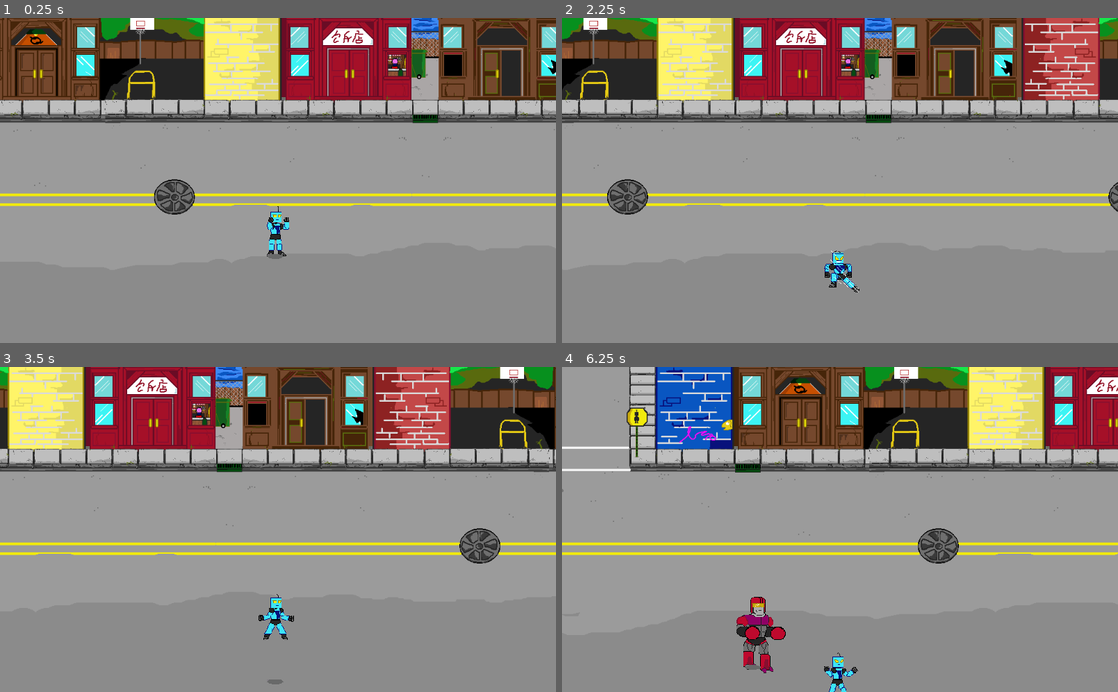
Above: before the commit, frames 1-4 (two rows, left to right).
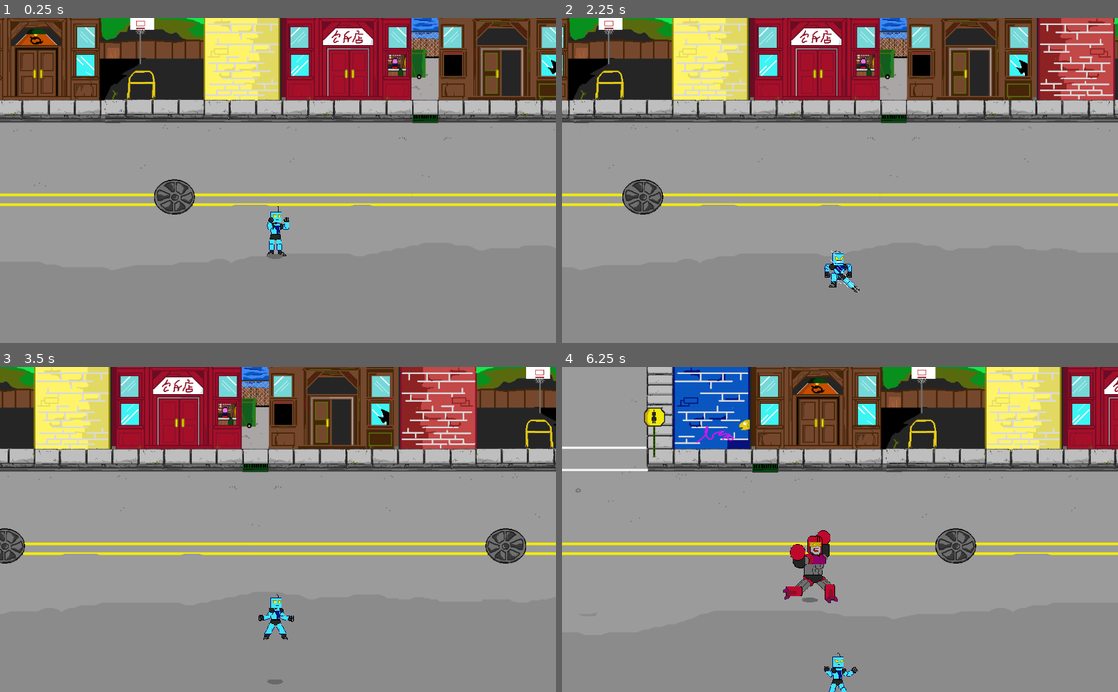
Above: after the commit, the same moments.

Repository: garethdavisrogers/RobotQuest
Game: Godot game, scene res://Level2.tscn
Two runs of this game, one before a commit and one after it. Both use one fixed random seed, a clock stepped at 60 frames per second and the inputs below. The project has no main scene, so this scene is started directly.
Inputs:
- Up to frame 1 (0.25 s): no input
- Up to frame 2 (2.25 s): tap Enter at 0.5 s; hold Right (ui_right) 0.53-1.28 s; hold Shift (defend) 0.53-1.28 s; tap Space (jump) at 0.77, 1.07, 1.25, 1.52, 1.82 s; tap Z (heavy_attack) at 0.8, 1.35 s; hold Down (ui_down) 1.28-2.03 s; tap X (lite_attack) at 1.55, 2.1 s; hold Right (ui_right) from 2.03 s (still down)
- Up to frame 3 (3.5 s): tap Space (jump) at 2.3, 2.85, 3.02, 3.32 s; release Right (ui_right) at 2.78 s; hold Up (ui_up) from 2.78 s (still down); tap Shift (defend) at 3.05 s
- Up to frame 4 (6.25 s): release Up (ui_up) at 3.53 s; hold Left (ui_left) 3.53-5.03 s; tap D (blast) at 3.6 s; tap Space (jump) at 3.77, 4.07, 4.52, 4.82, 5.3, 6.02 s; tap Z (heavy_attack) at 3.8, 5.1 s; tap Shift (defend) at 4.35, 6.05 s; tap X (lite_attack) at 4.55, 5.85 s; hold Down (ui_down) 5.03-5.78 s; hold Right (ui_right) from 5.78 s (still down)

The runs differ from the first frame. In frame 1, less than 0.1% of the frame differs, in the area x 48-49%, y 61-73%; in frame 2, 18%; in frame 3, 21%, in the area x 0-100%, y 0-61%; in frame 4, 18%.

Commit message:
Enemy can now grab.  There is a significant backlog of tech debt, but the core code is almost functional for the grappling aspect of the fighting system.

Diff:
--- a/Enemy.gd
+++ b/Enemy.gd
@@ -1,6 +1,7 @@
 extends "res://Fighter.gd"
 
 onready var detector = $Detector
+onready var charge_range_col = $Sprite/ChargeRangeCol
 onready var in_range_collider = $Sprite/InRangeCol
 
 var target_position = null
@@ -25,23 +26,26 @@
 		init_movement()
 		movement_loop()
 		spritedir_loop()
-		if(player_detected):
-			get_player_info()
-			##enemy can only function if not staggered
-			##seek target
-			if(timers['stun_timer'] < 0):
-				knockdir = null
-				if(timers['cool_down'] < 0):
-					if(in_melee_attack_range):
-						anim_switch(str('lite_attack', current_attack_index))
-						attack_input_pressed()
-					else:
-						current_attack_index = 1
-						state_machine('seek')
-		else:
-			current_attack_index = 1
-			movedir = Vector2(0,0)
-			state_machine('idle')
+		if(state != 'grapple' and state != 'clinched'):
+			if(player_detected):
+				get_player_info()
+				##enemy can only function if not staggered
+				##seek target
+				if(timers['stun_timer'] < 0):
+					knockdir = null
+					if(timers['cool_down'] < 0 and state != 'wind_up' and state != 'charge'):
+						if(in_melee_attack_range):
+							anim_switch(str('lite_attack', current_attack_index))
+							attack_input_pressed()
+						else:
+							current_attack_index = 1
+							state_machine('seek')
+
+			else:
+				current_attack_index = 1
+				in_melee_attack_range = false
+				movedir = Vector2(0,0)
+				state_machine('idle')
 	else:
 		anim_switch('idle')
 
@@ -72,19 +76,16 @@
 	current_attack_index = 1
 	speed = accelerate(speed)
 	anim_switch('walk')
-	movedir = target_direction
+	movedir = target_details['target_direction']
 
 func get_player_info():
 	var entities = detector.get_overlapping_bodies()
 	for entity in entities:
 		if(entity.is_in_group('players') and entity.is_in_group('entities')):
 			var sprite_pos = entity.get_node('Sprite')
-			target_position = sprite_pos.global_position
 			target_details['target_position'] = sprite_pos.global_position
-			target_direction = global_position.direction_to(target_position)
-			target_details['target_direction'] = global_position.direction_to(target_position)
-			target_distance = global_position.distance_to(target_position)
-			target_details['target_distance'] = global_position.distance_to(target_position)
+			target_details['target_direction'] = global_position.direction_to(target_details['target_position'])
+			target_details['target_distance'] = global_position.distance_to(target_details['target_position'])
 
 func _on_Detector_body_entered(body):
 	if(body.is_in_group('players')):
@@ -94,12 +95,8 @@
 	var bodies = detector.get_overlapping_bodies()
 	for b in bodies:
 		if(b.is_in_group('players')):
-			player_detected = true
+			return
 	player_detected = false
-
-func _on_GrappleCollider_area_entered(area):
-	if(area.is_in_group('players')):
-		state_machine('grapple')
 
 func _on_InRangeCol_body_entered(body):
 	if(body.is_in_group('players')):
@@ -109,9 +106,35 @@
 	var bodies = in_range_col.get_overlapping_bodies()
 	for body in bodies:
 		if(body.is_in_group('player')):
-			in_melee_attack_range = true
+			return
 	in_melee_attack_range = false
+
+func _on_ChargeRangeCol_body_entered(body):
+	if(body.is_in_group('players') and timers['cool_down'] < 0):
+		var rng = RandomNumberGenerator.new()
+		rng.randomize()
+		var num = rng.randi_range(0, 3)
+		timers['wind_up'] = 1
+		state_machine('wind_up')
 
 func _on_anim_animation_finished(anim_name):
 	if(anim_name=='die'):
 		queue_free()
+	if(anim_name=='pummel'):
+		state_machine('seek')
+
+func _on_GrappleCol_area_entered(area):
+	timers['cool_down'] = 1
+	timers['grapple_timer'] = 1
+	state_machine('grapple')
+
+
+func _on_HitBox_area_entered(area):
+	if(area.is_in_group('grapples')):
+		timers['stun_timer'] = 1
+		global_position = area.get_parent().get_node('ClinchPoint').get_global_position()
+		state_machine('clinched')
+	elif(area.is_in_group('attacks')):
+		knockdir = get_knockdir(area)
+		timers['stun_timer'] = 0.2
+		state_machine('stagger')
--- a/Enemy.tscn
+++ b/Enemy.tscn
@@ -15,7 +15,13 @@
 extents = Vector2( 15, 15 )
 
 [sub_resource type="RectangleShape2D" id=19]
-extents = Vector2( 15, 50 )
+extents = Vector2( 20, 50 )
+
+[sub_resource type="CircleShape2D" id=22]
+radius = 500.0
+
+[sub_resource type="CircleShape2D" id=21]
+radius = 30.0
 
 [sub_resource type="Animation" id=3]
 step = 0.2
@@ -50,6 +56,30 @@
 tracks/2/imported = false
 tracks/2/enabled = true
 tracks/2/keys = {
+"times": PoolRealArray( 0 ),
+"transitions": PoolRealArray( 1 ),
+"update": 1,
+"values": [ true ]
+}
+tracks/3/type = "value"
+tracks/3/path = NodePath("Sprite/GrappleCol/GrappleCollider:disabled")
+tracks/3/interp = 1
+tracks/3/loop_wrap = true
+tracks/3/imported = false
+tracks/3/enabled = true
+tracks/3/keys = {
+"times": PoolRealArray( 0 ),
+"transitions": PoolRealArray( 1 ),
+"update": 1,
+"values": [ false ]
+}
+tracks/4/type = "value"
+tracks/4/path = NodePath("Overlay:visible")
+tracks/4/interp = 1
+tracks/4/loop_wrap = true
+tracks/4/imported = false
+tracks/4/enabled = true
+tracks/4/keys = {
 "times": PoolRealArray( 0 ),
 "transitions": PoolRealArray( 1 ),
 "update": 1,
@@ -119,6 +149,18 @@
 "update": 1,
 "values": [ true ]
 }
+tracks/5/type = "value"
+tracks/5/path = NodePath("Overlay:visible")
+tracks/5/interp = 1
+tracks/5/loop_wrap = true
+tracks/5/imported = false
+tracks/5/enabled = true
+tracks/5/keys = {
+"times": PoolRealArray( 0 ),
+"transitions": PoolRealArray( 1 ),
+"update": 1,
+"values": [ false ]
+}
 
 [sub_resource type="Animation" id=5]
 resource_name = "grab"
@@ -172,6 +214,42 @@
 "update": 1,
 "values": [ true ]
 }
+tracks/4/type = "value"
+tracks/4/path = NodePath("Sprite/GrappleCol/GrappleCollider:disabled")
+tracks/4/interp = 1
+tracks/4/loop_wrap = true
+tracks/4/imported = false
+tracks/4/enabled = true
+tracks/4/keys = {
+"times": PoolRealArray( 0 ),
+"transitions": PoolRealArray( 1 ),
+"update": 1,
+"values": [ true ]
+}
+tracks/5/type = "value"
+tracks/5/path = NodePath("Overlay:frame")
+tracks/5/interp = 1
+tracks/5/loop_wrap = true
+tracks/5/imported = false
+tracks/5/enabled = true
+tracks/5/keys = {
+"times": PoolRealArray( 0 ),
+"transitions": PoolRealArray( 1 ),
+"update": 1,
+"values": [ 27 ]
+}
+tracks/6/type = "value"
+tracks/6/path = NodePath("Overlay:visible")
+tracks/6/interp = 1
+tracks/6/loop_wrap = true
+tracks/6/imported = false
+tracks/6/enabled = true
+tracks/6/keys = {
+"times": PoolRealArray( 0 ),
+"transitions": PoolRealArray( 1 ),
+"update": 1,
+"values": [ true ]
+}
 
 [sub_resource type="Animation" id=6]
 tracks/0/type = "value"
@@ -205,6 +283,18 @@
 tracks/2/imported = false
 tracks/2/enabled = true
 tracks/2/keys = {
+"times": PoolRealArray( 0 ),
+"transitions": PoolRealArray( 1 ),
+"update": 1,
+"values": [ false ]
+}
+tracks/3/type = "value"
+tracks/3/path = NodePath("Overlay:visible")
+tracks/3/interp = 1
+tracks/3/loop_wrap = true
+tracks/3/imported = false
+tracks/3/enabled = true
+tracks/3/keys = {
 "times": PoolRealArray( 0 ),
 "transitions": PoolRealArray( 1 ),
 "update": 1,
@@ -274,6 +364,18 @@
 "update": 1,
 "values": [ false ]
 }
+tracks/5/type = "value"
+tracks/5/path = NodePath("Overlay:visible")
+tracks/5/interp = 1
+tracks/5/loop_wrap = true
+tracks/5/imported = false
+tracks/5/enabled = true
+tracks/5/keys = {
+"times": PoolRealArray( 0 ),
+"transitions": PoolRealArray( 1 ),
+"update": 1,
+"values": [ false ]
+}
 
 [sub_resource type="Animation" id=8]
 length = 1.5
@@ -338,6 +440,18 @@
 "update": 1,
 "values": [ false ]
 }
+tracks/5/type = "value"
+tracks/5/path = NodePath("Overlay:visible")
+tracks/5/interp = 1
+tracks/5/loop_wrap = true
+tracks/5/imported = false
+tracks/5/enabled = true
+tracks/5/keys = {
+"times": PoolRealArray( 0 ),
+"transitions": PoolRealArray( 1 ),
+"update": 1,
+"values": [ false ]
+}
 
 [sub_resource type="Animation" id=9]
 resource_name = "pummel"
@@ -403,6 +517,30 @@
 "update": 1,
 "values": [ true ]
 }
+tracks/5/type = "value"
+tracks/5/path = NodePath("Sprite/GrappleCol/GrappleCollider:disabled")
+tracks/5/interp = 1
+tracks/5/loop_wrap = true
+tracks/5/imported = false
+tracks/5/enabled = true
+tracks/5/keys = {
+"times": PoolRealArray( 0 ),
+"transitions": PoolRealArray( 1 ),
+"update": 1,
+"values": [ true ]
+}
+tracks/6/type = "value"
+tracks/6/path = NodePath("Overlay:visible")
+tracks/6/interp = 1
+tracks/6/loop_wrap = true
+tracks/6/imported = false
+tracks/6/enabled = true
+tracks/6/keys = {
+"times": PoolRealArray( 0 ),
+"transitions": PoolRealArray( 1 ),
+"update": 1,
+"values": [ false ]
+}
 
 [sub_resource type="Animation" id=10]
 length = 0.5
@@ -454,6 +592,18 @@
 "update": 1,
 "values": [ false ]
 }
+tracks/4/type = "value"
+tracks/4/path = NodePath("Overlay:visible")
+tracks/4/interp = 1
+tracks/4/loop_wrap = true
+tracks/4/imported = false
+tracks/4/enabled = true
+tracks/4/keys = {
+"times": PoolRealArray( 0 ),
+"transitions": PoolRealArray( 1 ),
+"update": 1,
+"values": [ false ]
+}
 
 [sub_resource type="Animation" id=11]
 step = 0.25
@@ -505,6 +655,18 @@
 "update": 1,
 "values": [ false ]
 }
+tracks/4/type = "value"
+tracks/4/path = NodePath("Overlay:visible")
+tracks/4/interp = 1
+tracks/4/loop_wrap = true
+tracks/4/imported = false
+tracks/4/enabled = true
+tracks/4/keys = {
+"times": PoolRealArray( 0 ),
+"transitions": PoolRealArray( 1 ),
+"update": 1,
+"values": [ false ]
+}
 
 [sub_resource type="Animation" id=12]
 length = 0.6
@@ -528,6 +690,18 @@
 tracks/1/imported = false
 tracks/1/enabled = true
 tracks/1/keys = {
+"times": PoolRealArray( 0 ),
+"transitions": PoolRealArray( 1 ),
+"update": 1,
+"values": [ false ]
+}
+tracks/2/type = "value"
+tracks/2/path = NodePath("Overlay:visible")
+tracks/2/interp = 1
+tracks/2/loop_wrap = true
+tracks/2/imported = false
+tracks/2/enabled = true
+tracks/2/keys = {
 "times": PoolRealArray( 0 ),
 "transitions": PoolRealArray( 1 ),
 "update": 1,
@@ -554,10 +728,11 @@
 
 [node name="Sprite" parent="." index="1"]
 texture = ExtResource( 2 )
-hframes = 26
+hframes = 28
+frame = 0
 
 [node name="blast_spawn" parent="Sprite" index="0"]
-position = Vector2( 70, 0 )
+position = Vector2( 80, 0 )
 
 [node name="HitBox" parent="Sprite" index="1"]
 collision_layer = 2048
@@ -582,6 +757,26 @@
 [node name="InRangeCollider" parent="Sprite/InRangeCol" index="0"]
 position = Vector2( -30, 0 )
 shape = SubResource( 19 )
+
+[node name="ChargeRangeCol" type="Area2D" parent="Sprite" index="4"]
+visible = false
+collision_layer = 65536
+collision_mask = 1025
+
+[node name="ChargeRangeCollider" type="CollisionShape2D" parent="Sprite/ChargeRangeCol" index="0"]
+shape = SubResource( 22 )
+
+[node name="GrappleCol" parent="Sprite" index="5"]
+collision_layer = 16384
+collision_mask = 2
+
+[node name="GrappleCollider" parent="Sprite/GrappleCol" index="0"]
+position = Vector2( 60, 0 )
+shape = SubResource( 21 )
+disabled = true
+
+[node name="ClinchPoint" type="Position2D" parent="Sprite" index="6"]
+position = Vector2( 60, 10 )
 
 [node name="anim" type="AnimationPlayer" parent="." index="2"]
 anims/charge = SubResource( 3 )
@@ -596,19 +791,26 @@
 anims/wind_up = SubResource( 12 )
 
 [node name="Detector" type="Area2D" parent="." index="3"]
-visible = false
 collision_layer = 32768
 collision_mask = 1025
 
 [node name="DetectRadius" type="CollisionShape2D" parent="Detector" index="0"]
-position = Vector2( -85, 0 )
 shape = SubResource( 13 )
 
 [node name="Shadow" parent="." index="4"]
 position = Vector2( 0, 65 )
 texture = ExtResource( 4 )
+
+[node name="Overlay" parent="." index="5"]
+visible = false
+texture = ExtResource( 2 )
+hframes = 28
+frame = 27
+[connection signal="area_entered" from="Sprite/HitBox" to="." method="_on_HitBox_area_entered"]
 [connection signal="body_entered" from="Sprite/InRangeCol" to="." method="_on_InRangeCol_body_entered"]
 [connection signal="body_exited" from="Sprite/InRangeCol" to="." method="_on_InRangeCol_body_exited"]
+[connection signal="body_entered" from="Sprite/ChargeRangeCol" to="." method="_on_ChargeRangeCol_body_entered"]
+[connection signal="area_entered" from="Sprite/GrappleCol" to="." method="_on_GrappleCol_area_entered"]
 [connection signal="animation_finished" from="anim" to="." method="_on_anim_animation_finished"]
 [connection signal="body_entered" from="Detector" to="." method="_on_Detector_body_entered"]
 [connection signal="body_exited" from="Detector" to="." method="_on_Detector_body_exited"]
--- a/Fighter.gd
+++ b/Fighter.gd
@@ -2,11 +2,13 @@
 
 ##load nodes
 onready var sprite = $Sprite
+onready var overlay = $Overlay
 onready var blast_spawn = $Sprite/blast_spawn
 onready var hitcol = $Sprite/HitCol
 onready var hitbox = $Sprite/HitBox
 onready var in_range_col = $Sprite/InRangeCol
 onready var anim = $anim
+onready var clinch_point = $Sprite/ClinchPoint
 onready var shadow = $Shadow
 
 ##clamp
@@ -40,7 +42,8 @@
 	'stun_timer': -1,
 	'combo_timer': -1,
 	'charge_timer': -1,
-	'wind_up': -1
+	'wind_up': -1,
+	'grapple_timer': -1
 	}
 ##METHODS
 func _ready():
@@ -53,7 +56,7 @@
 ##controls displacement
 func movement_loop():
 	var motion
-	var knockback = 350
+	var knockback = 400
 	if(knockdir != null):
 		motion = knockdir.normalized() * knockback
 	elif(movedir == Vector2(0, 0) and (speed > 0)):
@@ -68,14 +71,16 @@
 func spritedir_loop():
 	if(knockdir != null):
 		if(knockdir.x < 0):
+			sprite.scale.x = sprite.scale.y * 1
+		elif(knockdir.x > 0):
 			sprite.scale.x = sprite.scale.y * -1
-		elif(knockdir.x > 0):
-			sprite.scale.x = sprite.scale.y * 1
 	else:
 		if(movedir.x > 0):
 			sprite.scale.x = sprite.scale.y * 1
+			overlay.scale.x = sprite.scale.y * 1
 		elif(movedir.x < 0):
 			sprite.scale.x = sprite.scale.y * -1
+			overlay.scale.x = sprite.scale.y * -1
 
 func state_idle():
 	if(movedir != Vector2(0,0)):
@@ -134,7 +139,7 @@
 	anim_switch('flying_strike')
 	if(get_shadow_diff() > default_shadow_diff):
 		sprite.position.y += 8
-		global_position.x += 16 * lastdirection.x
+		global_position.x += 12 * lastdirection.x
 	else:
 		state_machine('idle')
 
@@ -149,11 +154,9 @@
 		speed = accelerate(speed)
 
 func state_stagger():
-	init_movement()
-	speed = decelerate(speed)
+	anim_switch('stagger')
 	if(timers['stun_timer'] < 0):
 		knockdir = null
-
 		state_machine('idle')
 
 func state_crash():
@@ -167,19 +170,28 @@
 	anim_switch('recover')
 
 func state_grapple():
-	anim_switch('grab')
+	knockdir = null
+	speed = 0
+	if(timers['cool_down'] < 0):
+		if(is_in_group('enemies')):
+			anim_switch('pummel')
+	else:
+		anim_switch('grab')
 
 func state_clinched():
-	pass
+	if(timers['stun_timer'] > 0):
+		knockdir = null
+		speed = 0
+		anim_switch('clinched')
+	else:
+		state_machine('idle')
 
 func state_charge():
 	if(timers['charge_timer'] > 0):
-		speed = min(speed, 50)
-		speed = accelerate(speed)
 		anim_switch('charge')
-		global_position.x += 16 * lastdirection.x
-	else:
-		timers['cool_down'] = 5
+		global_position.x += 12 * lastdirection.x
+	else:
+		timers['cool_down'] = 2
 		state_machine('seek')
 
 func state_windup():
@@ -187,7 +199,7 @@
 		speed = decelerate(speed)
 		anim_switch('wind_up')
 	else:
-		timers['charge_timer'] = 2
+		timers['charge_timer'] = 1
 		state_machine('charge')
 
 func state_die():
@@ -202,9 +214,9 @@
 	reset_combo_timer()
 
 func reset_combo_timer():
-	timers['combo_timer'] = 0.7
+	timers['combo_timer'] = 0.5
 	if(current_attack_index <= max_combo_index and anim.current_animation != 'heavy_attack3'):
-		timers['cool_down'] = 0.5
+		timers['cool_down'] = 0.3
 	else:
 		current_attack_index = 1
 		timers['cool_down'] = 0.8
@@ -243,7 +255,7 @@
 	return 0
 
 func get_knockdir(c):
-	var pos = self.global_position
+	var pos = self.get_global_position()
 	return c.global_position.direction_to(pos)
 
 func clamp_movement():
--- a/Fighter.tscn
+++ b/Fighter.tscn
@@ -26,11 +26,15 @@
 
 [node name="HitBoxCol" type="CollisionShape2D" parent="Sprite/HitBox"]
 
-[node name="HitCol" type="Area2D" parent="Sprite"]
+[node name="HitCol" type="Area2D" parent="Sprite" groups=[
+"attacks",
+]]
 collision_layer = 0
 collision_mask = 0
 
-[node name="HitCollider" type="CollisionShape2D" parent="Sprite/HitCol"]
+[node name="HitCollider" type="CollisionShape2D" parent="Sprite/HitCol" groups=[
+"attacks",
+]]
 
 [node name="InRangeCol" type="Area2D" parent="Sprite"]
 position = Vector2( 85, 0 )
@@ -39,4 +43,17 @@
 
 [node name="InRangeCollider" type="CollisionShape2D" parent="Sprite/InRangeCol"]
 
+[node name="GrappleCol" type="Area2D" parent="Sprite" groups=[
+"grapples",
+]]
+collision_layer = 0
+collision_mask = 0
+
+[node name="GrappleCollider" type="CollisionShape2D" parent="Sprite/GrappleCol" groups=[
+"grapples",
+]]
+
 [node name="Shadow" type="Sprite" parent="."]
+
+[node name="Overlay" type="Sprite" parent="."]
+z_index = 2
--- a/Player.gd
+++ b/Player.gd
@@ -15,36 +15,38 @@
 		can_attack_ground = true
 	clamp_movement()
 	if(health > 0):
+		if(timers['stun_timer']<0):
+			knockdir = null
 		movement_loop()
+		match state:
+			'attack':
+				state_attack()
+			'jump':
+				state_jump(delta)
+			'land':
+				state_land()
+			'takeoff':
+				state_takeoff()
+			'fly':
+				state_fly()
+			'idle':
+				state_idle()
+			'stagger':
+				state_stagger()
+			'crash':
+				state_crash()
+			'recover':
+				state_recover()
+			'defend':
+				state_defend()
+			'clinched':
+				state_clinched()
+			'flying_strike':
+				flying_strike()
 
-		if(timers['stun_timer'] < 0):
-			knockdir = null
-			match state:
-				'attack':
-					state_attack()
-				'jump':
-					state_jump(delta)
-				'land':
-					state_land()
-				'takeoff':
-					state_takeoff()
-				'fly':
-					state_fly()
-				'idle':
-					state_idle()
-				'stagger':
-					state_stagger()
-				'crash':
-					state_crash()
-				'recover':
-					state_recover()
-				'defend':
-					state_defend()
-				'flying_strike':
-					flying_strike()
-
+		spritedir_loop()
+		if(state != 'clinched' and state != 'stagger'):
 			controls_loop()
-			spritedir_loop()
 	else:
 		anim_switch('die')
 
@@ -114,3 +116,20 @@
 func _on_PowerUpCol_area_entered(area):
 	if(area.is_in_group('small_power_ups')):
 		health = min(health + 25, max_health)
+
+
+func _on_HitBox_area_entered(area):
+	if(area.is_in_group('grapples')):
+		timers['stun_timer'] = 1
+		global_position = area.get_parent().get_node('ClinchPoint').get_global_position()
+		state_machine('clinched')
+	elif(area.is_in_group('attacks')):
+		knockdir = get_knockdir(area)
+		timers['stun_timer'] = 0.2
+		state_machine('stagger')
+
+
+func _on_GrappleCol_area_entered(area):
+	if(area.is_in_group('enemies')):
+		state_machine('grapple')
+		area.get_parent().global_position = clinch_point.get_position()
--- a/Player.tscn
+++ b/Player.tscn
@@ -16,6 +16,8 @@
 [sub_resource type="RectangleShape2D" id=28]
 extents = Vector2( 30, 40 )
 
+[sub_resource type="CircleShape2D" id=29]
+
 [sub_resource type="Animation" id=5]
 length = 0.5
 step = 0.4
@@ -31,6 +33,42 @@
 "update": 1,
 "values": [ 16 ]
 }
+tracks/1/type = "value"
+tracks/1/path = NodePath("Sprite/HitBox/HitBoxCol:disabled")
+tracks/1/interp = 1
+tracks/1/loop_wrap = true
+tracks/1/imported = false
+tracks/1/enabled = true
+tracks/1/keys = {
+"times": PoolRealArray( 0 ),
+"transitions": PoolRealArray( 1 ),
+"update": 1,
+"values": [ false ]
+}
+tracks/2/type = "value"
+tracks/2/path = NodePath("Sprite/HitCol/HitCollider:disabled")
+tracks/2/interp = 1
+tracks/2/loop_wrap = true
+tracks/2/imported = false
+tracks/2/enabled = true
+tracks/2/keys = {
+"times": PoolRealArray( 0 ),
+"transitions": PoolRealArray( 1 ),
+"update": 1,
+"values": [ true ]
+}
+tracks/3/type = "value"
+tracks/3/path = NodePath("Sprite/GrappleCol/GrappleCollider:disabled")
+tracks/3/interp = 1
+tracks/3/loop_wrap = true
+tracks/3/imported = false
+tracks/3/enabled = true
+tracks/3/keys = {
+"times": PoolRealArray( 0 ),
+"transitions": PoolRealArray( 1 ),
+"update": 1,
+"values": [ true ]
+}
 
 [sub_resource type="Animation" id=6]
 step = 0.4
@@ -53,6 +91,58 @@
 tracks/1/imported = false
 tracks/1/enabled = true
 tracks/1/keys = {
+"times": PoolRealArray( 0 ),
+"transitions": PoolRealArray( 1 ),
+"update": 1,
+"values": [ false ]
+}
+tracks/2/type = "value"
+tracks/2/path = NodePath("Sprite/GrappleCol/GrappleCollider:disabled")
+tracks/2/interp = 1
+tracks/2/loop_wrap = true
+tracks/2/imported = false
+tracks/2/enabled = true
+tracks/2/keys = {
+"times": PoolRealArray( 0 ),
+"transitions": PoolRealArray( 1 ),
+"update": 1,
+"values": [ true ]
+}
+
+[sub_resource type="Animation" id=30]
+resource_name = "clinched"
+step = 0.4
+tracks/0/type = "value"
+tracks/0/path = NodePath("Sprite:frame")
+tracks/0/interp = 1
+tracks/0/loop_wrap = true
+tracks/0/imported = false
+tracks/0/enabled = true
+tracks/0/keys = {
+"times": PoolRealArray( 0 ),
+"transitions": PoolRealArray( 1 ),
+"update": 1,
+"values": [ 39 ]
+}
+tracks/1/type = "value"
+tracks/1/path = NodePath("Sprite/HitCol/HitCollider:disabled")
+tracks/1/interp = 1
+tracks/1/loop_wrap = true
+tracks/1/imported = false
+tracks/1/enabled = true
+tracks/1/keys = {
+"times": PoolRealArray( 0 ),
+"transitions": PoolRealArray( 1 ),
+"update": 1,
+"values": [ true ]
+}
+tracks/2/type = "value"
+tracks/2/path = NodePath("Sprite/HitBox/HitBoxCol:disabled")
+tracks/2/interp = 1
+tracks/2/loop_wrap = true
+tracks/2/imported = false
+tracks/2/enabled = true
+tracks/2/keys = {
 "times": PoolRealArray( 0 ),
 "transitions": PoolRealArray( 1 ),
 "update": 1,
@@ -707,7 +797,6 @@
 }
 
 [sub_resource type="Animation" id=23]
-length = 0.5
 step = 0.4
 tracks/0/type = "value"
 tracks/0/path = NodePath("Sprite:frame")
@@ -794,11 +883,11 @@
 [node name="Sprite" parent="." index="1"]
 z_index = 1
 texture = ExtResource( 4 )
-hframes = 39
-frame = 26
+hframes = 42
+frame = 16
 
 [node name="blast_spawn" parent="Sprite" index="0"]
-position = Vector2( 40, -10 )
+position = Vector2( 50, 0 )
 
 [node name="HitBox" parent="Sprite" index="1"]
 collision_layer = 2
@@ -824,9 +913,21 @@
 position = Vector2( -30, 0 )
 shape = SubResource( 28 )
 
+[node name="GrappleCol" parent="Sprite" index="4"]
+collision_layer = 16
+collision_mask = 2048
+
+[node name="GrappleCollider" parent="Sprite/GrappleCol" index="0"]
+shape = SubResource( 29 )
+disabled = true
+
+[node name="ClinchPoint" type="Position2D" parent="Sprite" index="5"]
+position = Vector2( 30, -10 )
+
 [node name="anim" type="AnimationPlayer" parent="." index="2"]
 anims/blast = SubResource( 5 )
 anims/block = SubResource( 6 )
+anims/clinched = SubResource( 30 )
 anims/crash = SubResource( 7 )
 anims/die = SubResource( 8 )
 anims/fly = SubResource( 9 )
@@ -854,4 +955,6 @@
 position = Vector2( -5, 45 )
 z_index = 1
 texture = ExtResource( 3 )
+[connection signal="area_entered" from="Sprite/HitBox" to="." method="_on_HitBox_area_entered"]
+[connection signal="area_entered" from="Sprite/GrappleCol" to="." method="_on_GrappleCol_area_entered"]
 [connection signal="animation_finished" from="anim" to="." method="_on_anim_animation_finished"]
Not shown: 1 places in Enemy.tscn that only renumber resources
Not shown: 1 places in Player.tscn that only renumber resources
Binary file changed: krax_enforcer.png
Binary file changed: nix_spritesheet.png
Not shown, changed: collisions
Not shown, added: state_management
